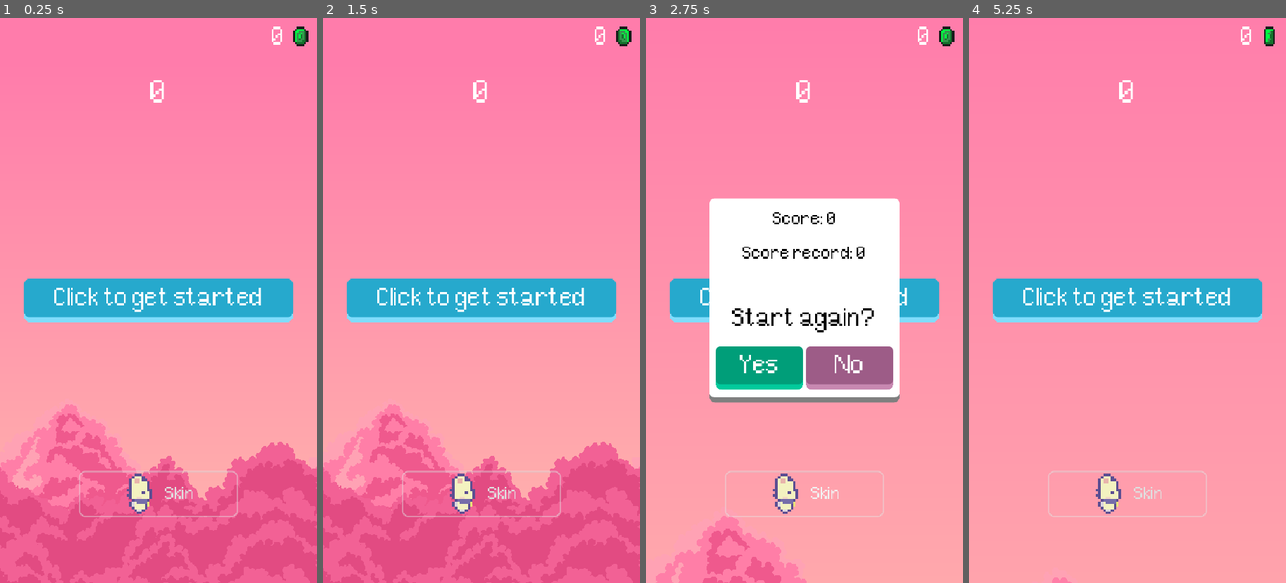
Above: before the commit, frames 1-4 (left to right).
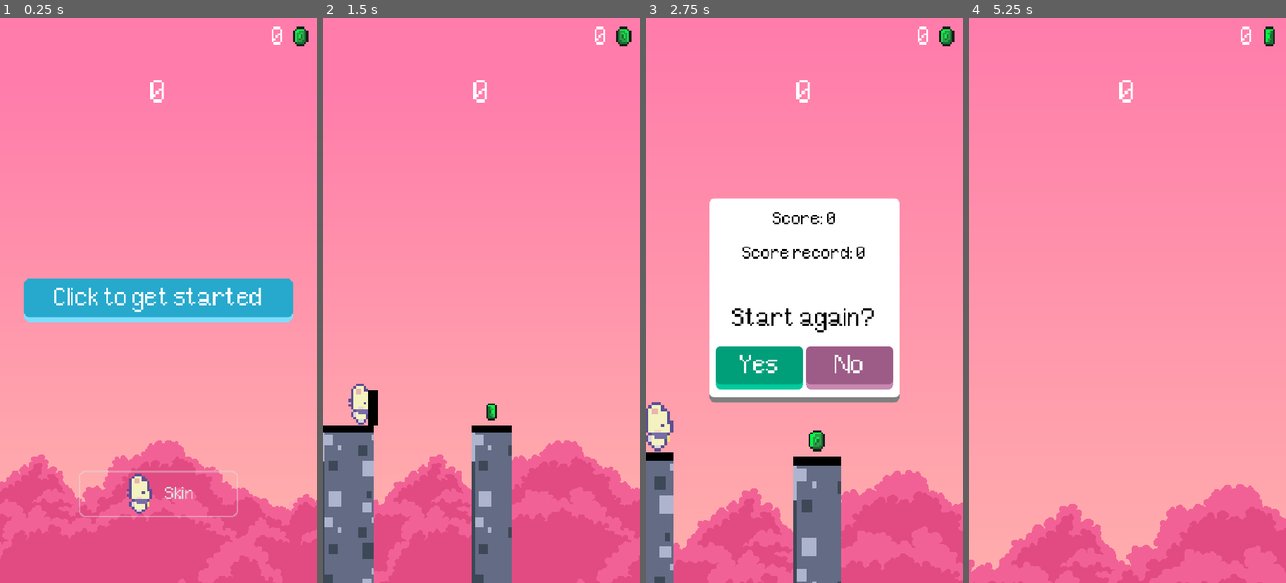
Above: after the commit, the same moments.

Repository: kotofeyy/StickBoss2
Game: Godot game, scene res://Scenes/main.tscn
Same seed, same stepped clock (60 frames per second), same inputs: the game is played once before the commit and once after it.
Inputs (mouse positions are in pixels of both pictures, inside the frame that each line leads up to):
- Up to frame 1 (0.25 s): no input
- Up to frame 2 (1.5 s): click "Click to get started" at 0.5 s; move the mouse to (551, 272) at 1.27 s; press the mouse at (551, 272) at 1.28 s; hold Up (ui_up) from 1.28 s (still down)
- Up to frame 3 (2.75 s): release Up (ui_up) at 2 s; release the mouse at (874, 272) at 2 s; click (826, 492) at 2 s, where only the run before the commit has a clickable "Skin"
- Up to frame 4 (5.25 s): click "Yes" at 2.75 s; drag from (1064, 328) to (1111, 413) at 3.52 s; tap Enter at 4.25 s; move the mouse to (1159, 176) at 4.27 s; press the mouse at (1159, 176) at 4.28 s; hold Up (ui_up) 4.28-5 s; release the mouse at (1159, 176) at 5 s; click "No" at 5 s

The runs differ from the first frame. In frame 1, 7.1% of the frame differs, in the area x 0-100%, y 68-88%; in frame 2, 20%, in the area x 0-100%, y 46-100%; in frame 3, 19%; in frame 4, 18%.
Error before the commit: Invalid access to property or key 'platform' on a base object of type 'Nil'. (res://Code/main.gd:64)
Error after the commit: Invalid access to property or key 'platform' on a base object of type 'Nil'. (res://Code/main.gd:65)

Commit message:
исправил дрожание фона. плюс иногда он резко обрывался

Diff:
--- a/Code/main.gd
+++ b/Code/main.gd
@@ -26,6 +26,7 @@
 @onready var parallax_background: ParallaxBackground = $ParallaxBackground
 @onready var parallax_background_2: ParallaxBackground = $ParallaxBackground2
 @onready var parallax_background_2_1: ParallaxBackground = $ParallaxBackground2_1
+@onready var parallax_background_2_2: ParallaxBackground = $ParallaxBackground2_2
 @onready var parallax_background_1: ParallaxBackground = $ParallaxBackground_1
 @onready var parallax_background_1_1: ParallaxBackground = $ParallaxBackground_1_1
 
@@ -63,7 +64,6 @@
 func _ready() -> void:
 	Bridge.platform.send_message("game_ready")
 	get_data()
-	print("platform - ", Bridge.platform.id)
 	language = Bridge.platform.language
 	TranslationServer.set_locale(language)
 	update_shop()
@@ -92,12 +92,12 @@
 
 
 func start_game() -> void:
-	print("authorization - ", Bridge.player.is_authorized) # bool
 	clear_platforms()
 	parallax_background.visible = false
 	parallax_background_1.visible = false
 	parallax_background_2.visible = false
 	parallax_background_2_1.visible = false
+	parallax_background_2_2.visible = false
 	parallax_background_1_1.visible = false
 	score = 0
 	get_data()
@@ -115,7 +115,7 @@
 
 	match (randi_range(1,2)):
 		1: parallax_background.visible = true; parallax_background_1.visible = true; parallax_background_1_1.visible = true
-		2: parallax_background_2.visible = true; parallax_background_2_1.visible = true
+		2: parallax_background_2.visible = true; parallax_background_2_1.visible = true; parallax_background_2_2.visible = true
 
 	platfrom_1 = platform_preload.instantiate()
 	platfrom_2 = platform_preload.instantiate()
--- a/Scenes/main.tscn
+++ b/Scenes/main.tscn
@@ -5,7 +5,6 @@
 [ext_resource type="Texture2D" uid="uid://bpiain87r47g5" path="res://Sprites/Backgrounds/Background_1/1.png" id="3_8gbba"]
 [ext_resource type="Script" uid="uid://cnq628e5ltt70" path="res://Code/camera_2d.gd" id="3_b3802"]
 [ext_resource type="Texture2D" uid="uid://5i8lqvyfwe46" path="res://Sprites/Backgrounds/Background_1/3.png" id="4_jjvhh"]
-[ext_resource type="Texture2D" uid="uid://cvsrkbkyec3rr" path="res://Sprites/Backgrounds/Background_1/5.png" id="5_kry3j"]
 [ext_resource type="Texture2D" uid="uid://dhtehegrpw4c0" path="res://Sprites/Backgrounds/Background_1/4.png" id="6_21xkr"]
 [ext_resource type="Texture2D" uid="uid://7ubcjkn3ie8e" path="res://Sprites/Backgrounds/Background_2/2.png" id="7_6bp64"]
 [ext_resource type="Texture2D" uid="uid://b8uryowvosg08" path="res://Sprites/Backgrounds/Background_2/3.png" id="8_ynf5e"]
@@ -460,56 +459,6 @@
 ignore_rotation = false
 limit_enabled = false
 script = ExtResource("3_b3802")
-
-[node name="ParallaxBackground" type="ParallaxBackground" parent="." unique_id=167887604]
-layer = -50
-follow_viewport_enabled = true
-scroll_base_scale = Vector2(0.175, 0.175)
-
-[node name="ParallaxLayer" type="ParallaxLayer" parent="ParallaxBackground" unique_id=479371508]
-motion_mirroring = Vector2(5760, 0)
-
-[node name="1" type="Sprite2D" parent="ParallaxBackground/ParallaxLayer" unique_id=932977760]
-texture_repeat = 2
-position = Vector2(315, 438)
-scale = Vector2(1.09375, 2.88272)
-texture = ExtResource("3_8gbba")
-region_enabled = true
-region_rect = Rect2(0, 0, 5760, 324)
-
-[node name="ParallaxLayer4" type="ParallaxLayer" parent="ParallaxBackground" unique_id=1198007517]
-motion_mirroring = Vector2(5027.78, 0)
-
-[node name="4" type="Sprite2D" parent="ParallaxBackground/ParallaxLayer4" unique_id=853624604]
-texture_repeat = 2
-position = Vector2(236.569, 631.195)
-scale = Vector2(0.873023, 0.873023)
-texture = ExtResource("6_21xkr")
-region_enabled = true
-region_rect = Rect2(0, 0, 5760, 324)
-
-[node name="ParallaxLayer2" type="ParallaxLayer" parent="ParallaxBackground" unique_id=720798395]
-motion_mirroring = Vector2(5034.975, 121.465)
-
-[node name="3" type="Sprite2D" parent="ParallaxBackground/ParallaxLayer2" unique_id=1509385391]
-texture_repeat = 2
-position = Vector2(246, 763)
-scale = Vector2(0.874204, 0.951267)
-texture = ExtResource("4_jjvhh")
-region_enabled = true
-region_rect = Rect2(0, 0, 5760, 324)
-
-[node name="ParallaxLayer3" type="ParallaxLayer" parent="ParallaxBackground" unique_id=1206442363]
-visible = false
-motion_mirroring = Vector2(5001.42, 0)
-
-[node name="5" type="Sprite2D" parent="ParallaxBackground/ParallaxLayer3" unique_id=1363226080]
-texture_repeat = 2
-position = Vector2(265, 853)
-scale = Vector2(0.868056, 0.868056)
-texture = ExtResource("5_kry3j")
-region_enabled = true
-region_rect = Rect2(0, 0, 5760, 324)
 
 [node name="CanvasLayer" type="CanvasLayer" parent="." unique_id=1710139789]
 
@@ -782,52 +731,6 @@
 pivot_offset = Vector2(7, 0)
 color = Color(0, 0, 0, 1)
 
-[node name="ParallaxBackground2" type="ParallaxBackground" parent="." unique_id=982056047]
-layer = -50
-visible = false
-scroll_base_scale = Vector2(0.1, 0.1)
-
-[node name="ParallaxLayer" type="ParallaxLayer" parent="ParallaxBackground2" unique_id=1174794775]
-motion_mirroring = Vector2(5380.115, 0)
-
-[node name="1" type="Sprite2D" parent="ParallaxBackground2/ParallaxLayer" unique_id=2036197651]
-texture_repeat = 2
-position = Vector2(259, 478)
-scale = Vector2(0.934028, 2.98302)
-texture = ExtResource("12_fdnlq")
-region_enabled = true
-region_rect = Rect2(0, 0, 5760, 972)
-
-[node name="ParallaxLayer2" type="ParallaxLayer" parent="ParallaxBackground2" unique_id=1788928280]
-motion_mirroring = Vector2(5720.355, 0)
-
-[node name="2" type="Sprite2D" parent="ParallaxBackground2/ParallaxLayer2" unique_id=89417268]
-texture_repeat = 2
-position = Vector2(352, 776)
-texture = ExtResource("7_6bp64")
-region_enabled = true
-region_rect = Rect2(0, 0, 5760, 324)
-
-[node name="ParallaxLayer3" type="ParallaxLayer" parent="ParallaxBackground2" unique_id=1725440042]
-motion_mirroring = Vector2(5760, 0)
-
-[node name="3" type="Sprite2D" parent="ParallaxBackground2/ParallaxLayer3" unique_id=765620473]
-texture_repeat = 2
-position = Vector2(309, 744)
-texture = ExtResource("8_ynf5e")
-region_enabled = true
-region_rect = Rect2(0, 0, 5760, 324)
-
-[node name="ParallaxLayer4" type="ParallaxLayer" parent="ParallaxBackground2" unique_id=1765654881]
-motion_mirroring = Vector2(5760, 0)
-
-[node name="3" type="Sprite2D" parent="ParallaxBackground2/ParallaxLayer4" unique_id=2016520662]
-texture_repeat = 2
-position = Vector2(119, 777)
-texture = ExtResource("8_ynf5e")
-region_enabled = true
-region_rect = Rect2(0, 0, 5760, 324)
-
 [node name="AnimatedSpriteBonus" type="AnimatedSprite2D" parent="." unique_id=1010534946]
 top_level = true
 position = Vector2(-127, -24)
@@ -870,106 +773,218 @@
 stream = ExtResource("18_fevyy")
 volume_db = -20.0
 
+[node name="ParallaxBackground" type="ParallaxBackground" parent="." unique_id=167887604]
+layer = -50
+follow_viewport_enabled = true
+
+[node name="ParallaxLayer" type="Parallax2D" parent="ParallaxBackground" unique_id=996608000]
+repeat_size = Vector2(2304, 0)
+repeat_times = 2
+
+[node name="1" type="Sprite2D" parent="ParallaxBackground/ParallaxLayer" unique_id=932977760]
+texture_repeat = 2
+scale = Vector2(1, 2.883)
+texture = ExtResource("3_8gbba")
+centered = false
+region_enabled = true
+region_rect = Rect2(0, 0, 2304, 324)
+
+[node name="ParallaxLayer4" type="Parallax2D" parent="ParallaxBackground" unique_id=654703340]
+repeat_size = Vector2(2304, 0)
+repeat_times = 2
+
+[node name="4" type="Sprite2D" parent="ParallaxBackground/ParallaxLayer4" unique_id=853624604]
+texture_repeat = 2
+position = Vector2(0, 631.195)
+texture = ExtResource("6_21xkr")
+centered = false
+region_enabled = true
+region_rect = Rect2(0, 0, 2304, 324)
+
+[node name="ParallaxLayer2" type="Parallax2D" parent="ParallaxBackground" unique_id=1241797627]
+repeat_size = Vector2(2304, 0)
+repeat_times = 2
+
+[node name="3" type="Sprite2D" parent="ParallaxBackground/ParallaxLayer2" unique_id=1509385391]
+texture_repeat = 2
+position = Vector2(0, 602.32)
+texture = ExtResource("4_jjvhh")
+centered = false
+region_enabled = true
+region_rect = Rect2(0, 0, 2304, 324)
+
+[node name="ParallaxBackground2" type="ParallaxBackground" parent="." unique_id=982056047]
+layer = -50
+visible = false
+follow_viewport_enabled = true
+
+[node name="ParallaxLayer" type="Parallax2D" parent="ParallaxBackground2" unique_id=1016635343]
+repeat_size = Vector2(2304, 0)
+repeat_times = 2
+
+[node name="1" type="Sprite2D" parent="ParallaxBackground2/ParallaxLayer" unique_id=2036197651]
+texture_repeat = 2
+scale = Vector2(1, 2.883)
+texture = ExtResource("12_fdnlq")
+centered = false
+region_enabled = true
+region_rect = Rect2(0, 0, 2304, 324)
+
+[node name="ParallaxLayer2" type="Parallax2D" parent="ParallaxBackground2" unique_id=1362888347]
+repeat_size = Vector2(2304, 0)
+repeat_times = 2
+
+[node name="2" type="Sprite2D" parent="ParallaxBackground2/ParallaxLayer2" unique_id=89417268]
+texture_repeat = 2
+position = Vector2(0, 600)
+texture = ExtResource("7_6bp64")
+centered = false
+region_enabled = true
+region_rect = Rect2(0, 0, 2304, 324)
+
+[node name="ParallaxLayer3" type="Parallax2D" parent="ParallaxBackground2" unique_id=538924586]
+repeat_size = Vector2(2304, 0)
+repeat_times = 2
+
+[node name="3" type="Sprite2D" parent="ParallaxBackground2/ParallaxLayer3" unique_id=765620473]
+texture_repeat = 2
+position = Vector2(0, 600)
+texture = ExtResource("8_ynf5e")
+centered = false
+region_enabled = true
+region_rect = Rect2(0, 0, 2304, 324)
+
+[node name="ParallaxLayer4" type="Parallax2D" parent="ParallaxBackground2" unique_id=581433209]
+repeat_size = Vector2(2304, 0)
+repeat_times = 2
+
+[node name="3" type="Sprite2D" parent="ParallaxBackground2/ParallaxLayer4" unique_id=2016520662]
+texture_repeat = 2
+position = Vector2(-100, 564.705)
+texture = ExtResource("8_ynf5e")
+centered = false
+region_enabled = true
+region_rect = Rect2(0, 0, 2304, 324)
+
 [node name="ParallaxBackground2_1" type="ParallaxBackground" parent="." unique_id=1423512126]
 layer = -50
 visible = false
-scroll_base_scale = Vector2(0.1, 0.1)
-
-[node name="ParallaxLayer" type="ParallaxLayer" parent="ParallaxBackground2_1" unique_id=917447782]
-motion_mirroring = Vector2(5380.115, 0)
-
-[node name="1" type="Sprite2D" parent="ParallaxBackground2_1/ParallaxLayer" unique_id=294494704]
-texture_repeat = 2
-position = Vector2(259, 1444.405)
-scale = Vector2(-0.934, -2.983)
+follow_viewport_enabled = true
+scroll_base_scale = Vector2(0.175, 0.175)
+
+[node name="ParallaxLayer" type="Parallax2D" parent="ParallaxBackground2_1" unique_id=19147864]
+repeat_size = Vector2(2304, 0)
+repeat_times = 2
+
+[node name="1" type="Sprite2D" parent="ParallaxBackground2_1/ParallaxLayer" unique_id=794214714]
+texture_repeat = 2
+position = Vector2(0, 1860)
+scale = Vector2(1, -2.883)
 texture = ExtResource("12_fdnlq")
-region_enabled = true
-region_rect = Rect2(0, 0, 5760, 324)
-
-[node name="ParallaxLayer2" type="ParallaxLayer" parent="ParallaxBackground2_1" unique_id=884032828]
-motion_mirroring = Vector2(5720.355, 0)
+centered = false
+region_enabled = true
+region_rect = Rect2(0, 0, 2304, 324)
+
+[node name="ParallaxLayer2" type="Parallax2D" parent="ParallaxBackground2_1" unique_id=377903534]
+repeat_size = Vector2(2304, 0)
+repeat_times = 2
 
 [node name="2" type="Sprite2D" parent="ParallaxBackground2_1/ParallaxLayer2" unique_id=1575156517]
 texture_repeat = 2
-position = Vector2(294, 917)
+position = Vector2(294, 850)
 texture = ExtResource("7_6bp64")
-region_enabled = true
-region_rect = Rect2(0, 0, 5760, 324)
-
-[node name="ParallaxLayer3" type="ParallaxLayer" parent="ParallaxBackground2_1" unique_id=1584786587]
-motion_mirroring = Vector2(5760, 0)
+centered = false
+region_enabled = true
+region_rect = Rect2(0, 0, 2304, 324)
+
+[node name="ParallaxLayer3" type="Parallax2D" parent="ParallaxBackground2_1" unique_id=1243983254]
+repeat_size = Vector2(2304, 0)
+repeat_times = 2
 
 [node name="3" type="Sprite2D" parent="ParallaxBackground2_1/ParallaxLayer3" unique_id=2038058042]
 texture_repeat = 2
-position = Vector2(249, 866)
+position = Vector2(249, 1000)
 texture = ExtResource("8_ynf5e")
 region_enabled = true
-region_rect = Rect2(0, 0, 5760, 324)
-
-[node name="ParallaxLayer4" type="ParallaxLayer" parent="ParallaxBackground2_1" unique_id=1769823904]
-motion_mirroring = Vector2(5760, 0)
+region_rect = Rect2(0, 0, 2304, 324)
+
+[node name="ParallaxLayer4" type="Parallax2D" parent="ParallaxBackground2_1" unique_id=656194494]
+repeat_size = Vector2(2304, 0)
+repeat_times = 2
 
 [node name="3" type="Sprite2D" parent="ParallaxBackground2_1/ParallaxLayer4" unique_id=2143791787]
 texture_repeat = 2
 position = Vector2(74, 856)
 texture = ExtResource("8_ynf5e")
 region_enabled = true
-region_rect = Rect2(0, 0, 5760, 324)
+region_rect = Rect2(0, 0, 2304, 324)
 
 [node name="ParallaxBackground_1" type="ParallaxBackground" parent="." unique_id=704398464]
 layer = -50
 follow_viewport_enabled = true
 scroll_base_scale = Vector2(0.175, 0.175)
 
-[node name="ParallaxLayer" type="ParallaxLayer" parent="ParallaxBackground_1" unique_id=1422248390]
-motion_mirroring = Vector2(5760, 0)
+[node name="ParallaxLayer" type="Parallax2D" parent="ParallaxBackground_1" unique_id=926411073]
+repeat_size = Vector2(2304, 0)
+repeat_times = 2
 
 [node name="1" type="Sprite2D" parent="ParallaxBackground_1/ParallaxLayer" unique_id=270419133]
 texture_repeat = 2
-position = Vector2(315, 1357.705)
-scale = Vector2(-1.094, -2.883)
+position = Vector2(0, 1860)
+scale = Vector2(1, -2.883)
 texture = ExtResource("3_8gbba")
-region_enabled = true
-region_rect = Rect2(0, 0, 5760, 324)
-
-[node name="ParallaxLayer2" type="ParallaxLayer" parent="ParallaxBackground_1" unique_id=2101979384]
-motion_mirroring = Vector2(5034.975, 0)
+centered = false
+region_enabled = true
+region_rect = Rect2(0, 0, 2304, 324)
+
+[node name="ParallaxLayer2" type="Parallax2D" parent="ParallaxBackground_1" unique_id=1450340865]
+repeat_size = Vector2(2304, 0)
+repeat_times = 2
 
 [node name="3" type="Sprite2D" parent="ParallaxBackground_1/ParallaxLayer2" unique_id=437308586]
 texture_repeat = 2
-position = Vector2(246, 1041.495)
-scale = Vector2(0.874, -0.951)
+position = Vector2(0, 1247.84)
+scale = Vector2(1, -1)
 texture = ExtResource("4_jjvhh")
-region_enabled = true
-region_rect = Rect2(0, 0, 5760, 324)
-
-[node name="ParallaxLayer3" type="ParallaxLayer" parent="ParallaxBackground_1" unique_id=1666551220]
-visible = false
-motion_mirroring = Vector2(5001.42, 0)
-
-[node name="5" type="Sprite2D" parent="ParallaxBackground_1/ParallaxLayer3" unique_id=292690988]
-texture_repeat = 2
-position = Vector2(265, 977.795)
-scale = Vector2(0.868, -0.868)
-texture = ExtResource("5_kry3j")
-region_enabled = true
-region_rect = Rect2(0, 0, 5760, 204.315)
+centered = false
+region_enabled = true
+region_rect = Rect2(0, 0, 2304, 324)
 
 [node name="ParallaxBackground_1_1" type="ParallaxBackground" parent="." unique_id=293762931]
 layer = -50
 follow_viewport_enabled = true
 scroll_base_scale = Vector2(0.175, 0.175)
 
-[node name="ParallaxLayer" type="ParallaxLayer" parent="ParallaxBackground_1_1" unique_id=736831096]
-motion_mirroring = Vector2(5760, 0)
+[node name="ParallaxLayer" type="Parallax2D" parent="ParallaxBackground_1_1" unique_id=1949099597]
+repeat_size = Vector2(2304, 0)
+repeat_times = 2
 
 [node name="1" type="Sprite2D" parent="ParallaxBackground_1_1/ParallaxLayer" unique_id=1292958863]
 texture_repeat = 2
-position = Vector2(315, -491.305)
-scale = Vector2(-1.094, -2.883)
+position = Vector2(0, 7)
+scale = Vector2(1, -2.883)
 texture = ExtResource("3_8gbba")
-region_enabled = true
-region_rect = Rect2(0, 0, 5760, 324)
+centered = false
+region_enabled = true
+region_rect = Rect2(0, 0, 2304, 324)
+
+[node name="ParallaxBackground2_2" type="ParallaxBackground" parent="." unique_id=1086455219]
+layer = -50
+visible = false
+follow_viewport_enabled = true
+scroll_base_scale = Vector2(0.175, 0.175)
+
+[node name="ParallaxLayer" type="Parallax2D" parent="ParallaxBackground2_2" unique_id=216865750]
+repeat_size = Vector2(2304, 0)
+repeat_times = 2
+
+[node name="1" type="Sprite2D" parent="ParallaxBackground2_2/ParallaxLayer" unique_id=618391129]
+texture_repeat = 2
+scale = Vector2(1, -2.883)
+texture = ExtResource("12_fdnlq")
+centered = false
+region_enabled = true
+region_rect = Rect2(0, 0, 2304, 324)
 
 [connection signal="pressed" from="CanvasLayer/StartGameButton" to="." method="_on_start_game_button_pressed"]
 [connection signal="pressed" from="CanvasLayer/EndGamePanel/MarginContainer/HBoxContainer/ResetGameButton" to="." method="_on_reset_game_button_pressed"]
--- a/Scenes/platform.tscn
+++ b/Scenes/platform.tscn
@@ -2,7 +2,6 @@
 
 [ext_resource type="Script" uid="uid://byjgi54hameu5" path="res://Code/platform.gd" id="1_1rc8e"]
 [ext_resource type="SpriteFrames" uid="uid://b1dn6geh7uhrh" path="res://Animations/coin.tres" id="2_kul6x"]
-[ext_resource type="Texture2D" uid="uid://clo30vfvutmji" path="res://Sprites/Platforms/basic_platform.png" id="2_n5262"]
 [ext_resource type="Texture2D" uid="uid://dvsijk2ryn41b" path="res://Sprites/Platforms/new_platform.png" id="4_mlqre"]
 
 [sub_resource type="StyleBoxTexture" id="StyleBoxTexture_mlqre"]
@@ -51,7 +50,6 @@
 layout_mode = 0
 offset_right = 90.0
 offset_bottom = 285.0
-texture = ExtResource("2_n5262")
 expand_mode = 1
 
 [node name="Panel" type="Panel" parent="BasePlatfrom" unique_id=497890613]
